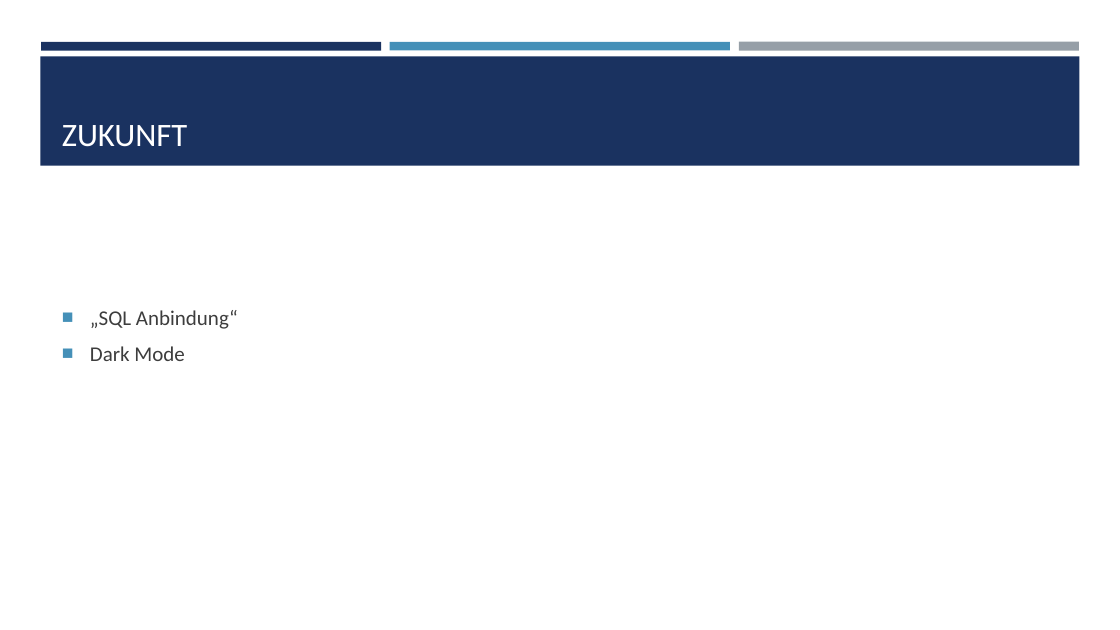
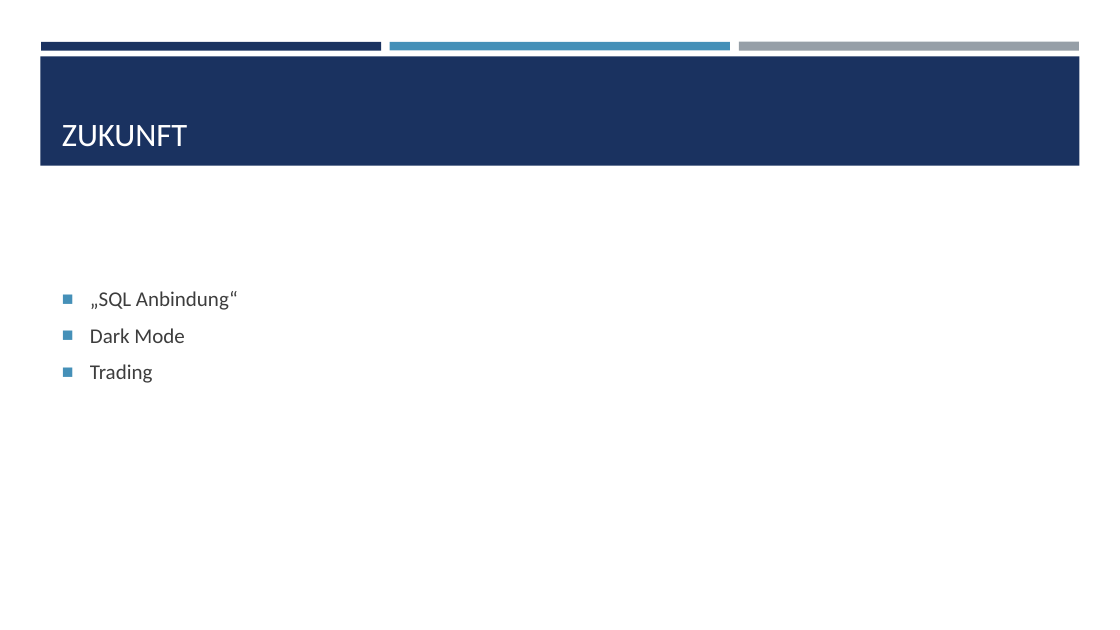
Before and after one commit to Stjeopka/NFT-Shop, a slide deck: slide 8 of NFT-Shop.pptx. Drawn at 1120x630 pixels with LibreOffice and Linux fonts; fonts in the diff are those of the drawing. Boxes give left, top, right and bottom in pixels: in the first picture for what was removed or moved away, otherwise in the second. Text is boxed around its words. In the diff, an @@ line names an element or a change of style, - is before the commit and + after.

Commit message:
pp

```diff
--- a/NFT-Shop.pptx
+++ b/NFT-Shop.pptx
@@ text at [90,364,153,383]: paragraph added @@
+■ Trading
```
